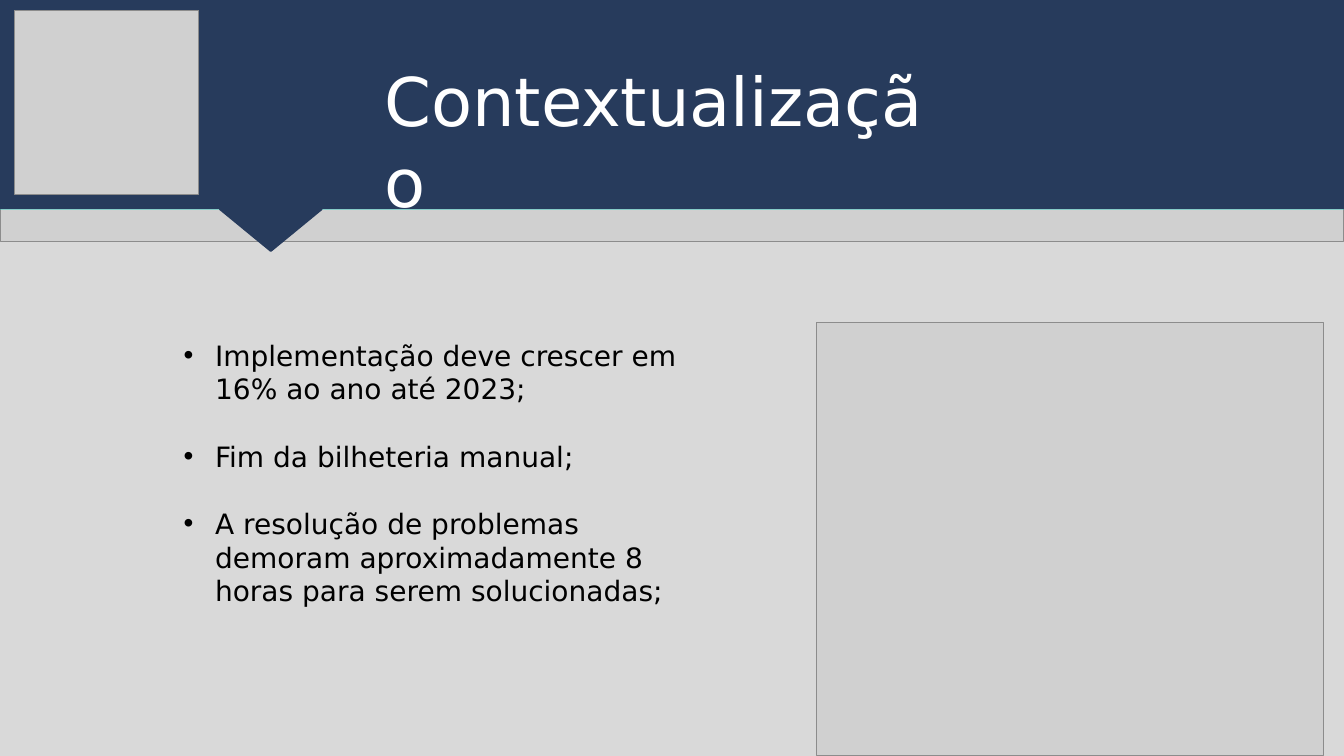
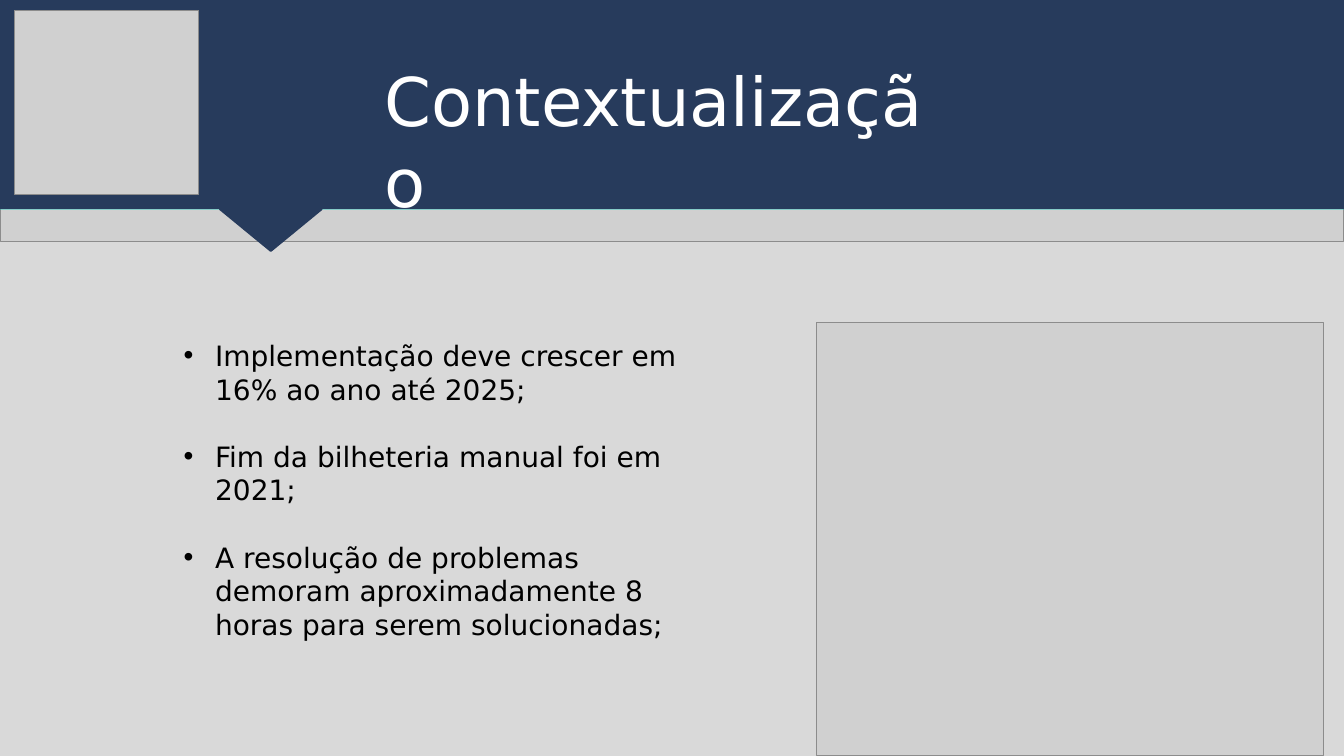
Before and after one commit to leticia-NCosta/TotemSystem, a slide deck: slide 3 of Apresentação para Sprint/Sprint 3/Slide sprint 3 grupo9 .pptx. Drawn at 1344x756 pixels with LibreOffice and Linux fonts; fonts in the diff are those of the drawing; grey boxes stand for pictures. Boxes give left, top, right and bottom in pixels: in the first picture for what was removed or moved away, otherwise in the second. Text is boxed around its words. In the diff, an @@ line names an element or a change of style, - is before the commit and + after.

Commit message:
PPT

```diff
--- a/Apresentação para Sprint/Sprint 3/Slide sprint 3 grupo9 .pptx
+++ b/Apresentação para Sprint/Sprint 3/Slide sprint 3 grupo9 .pptx
@@ text at <box>215,344,677,504</box>: text changed @@
-• Implementação deve crescer em 16% ao ano até 2023;
-• Fim da bilheteria manual;
+• Implementação deve crescer em 16% ao ano até 2025;
+• Fim da bilheteria manual foi em 2021;
```
Also in this commit, not shown: 1 other slide changed, 2 slides added, 3 other files.
